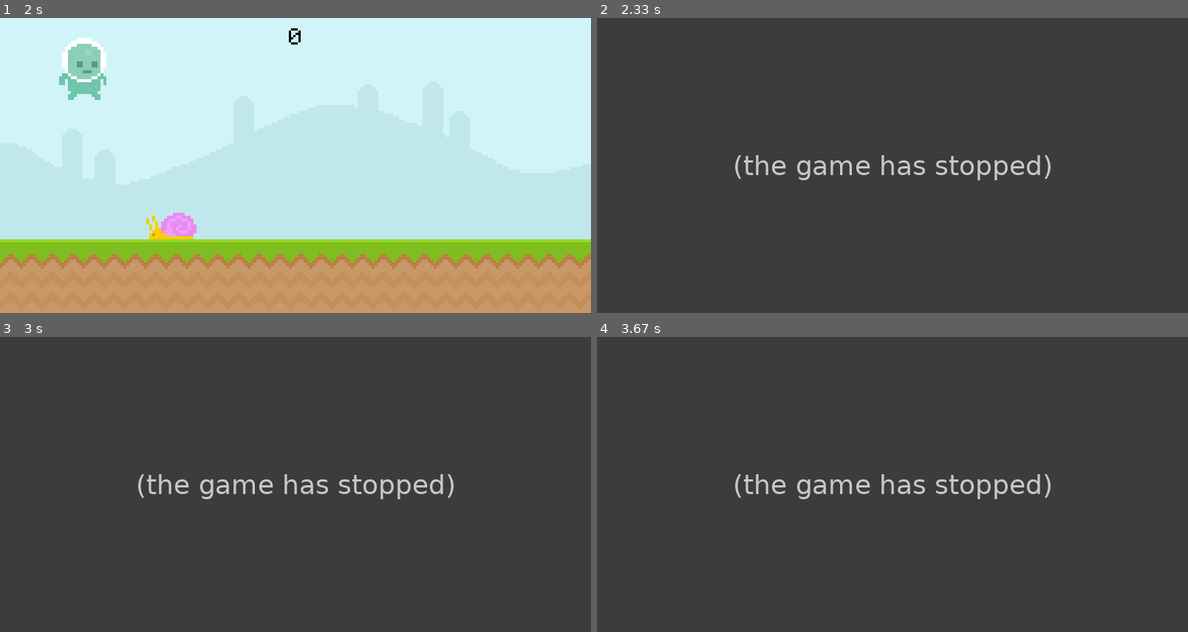
Above: before the commit, frames 1-4 (two rows, left to right).
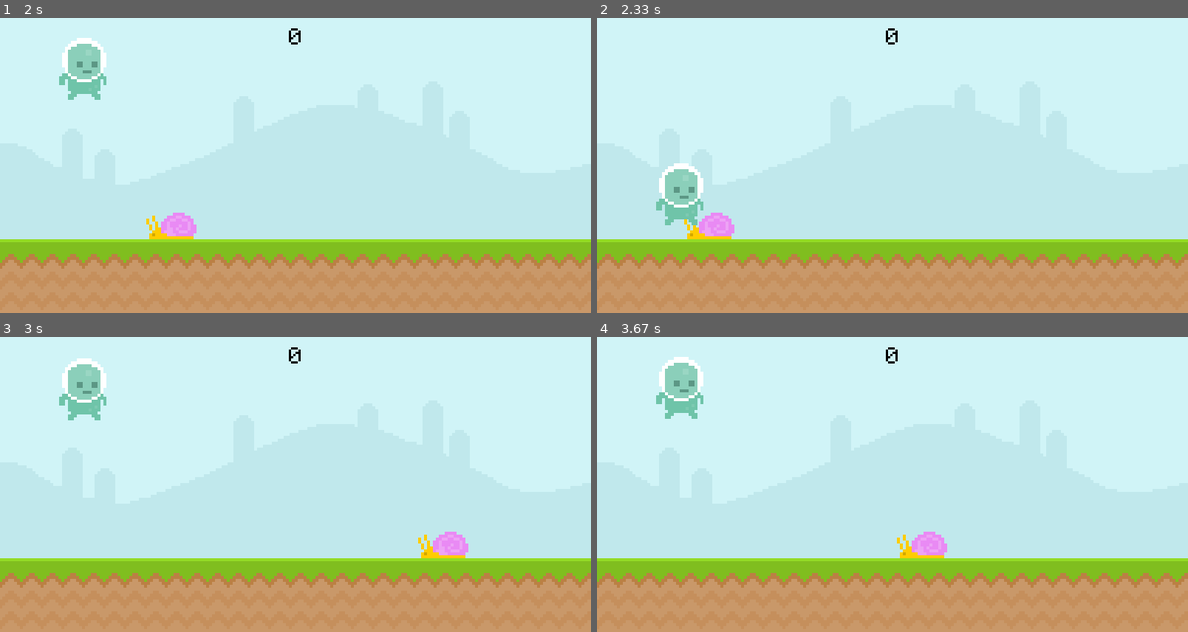
Above: after the commit, the same moments.

Repository: Kntobor/TheUltimateIntroToPygame
Game: pygame game, started from main.py
Two runs of this game, one before a commit and one after it. Both use one fixed random seed, a clock stepped at 60 frames per second and the inputs below.
Inputs (mouse positions are in pixels of both pictures, inside the frame that each line leads up to):
- Up to frame 1 (2 s): tap Space at 0.33, 1.4, 1.7 s; click (295, 183) at 0.72 s; click (112, 121) at 1.05 s
- Up to frame 2 (2.33 s): tap Space at 2.23 s
- Up to frame 3 (3 s): tap Space at 2.53 s; click (277, 434) at 2.72 s
- Up to frame 4 (3.67 s): tap Space at 3.07, 3.37 s

Frame 1 is identical in both runs. In frame 2, 100% of the frame differs, in the area x 0-100%, y 0-100%; in frame 3, 100%; in frame 4, 100%.
Before the commit the program exited at 2.32 s; later frames show no game.

Commit message:
added dying and gameOver states

Diff:
--- a/main.py
+++ b/main.py
@@ -5,6 +5,7 @@
 screen = pygame.display.set_mode((800, 400))
 pygame.display.set_caption('Runner')
 clock = pygame.time.Clock()
+gameOver = False
 font = pygame.font.Font('font\Pixeltype.ttf', 50)
 
 skySurface = pygame.image.load('graphics\Sky.png').convert()
@@ -22,35 +23,45 @@
 while True:
     for event in pygame.event.get():
         if event.type == pygame.QUIT:
-            pygame.quit()
-            exit()
-            break
-        elif event.type == pygame.MOUSEBUTTONDOWN and playerRect.bottom == 300:
-            playerGravity = -20
-        if event.type == pygame.KEYDOWN:
-            if event.key == pygame.K_SPACE and playerRect.bottom == 300:
-                playerGravity = -20
+                pygame.quit()
+                exit()
+                break
+        elif event.type == pygame.MOUSEBUTTONDOWN:
+                if gameOver == False and playerRect.bottom == 300:
+                    playerGravity = -20
+                elif gameOver == True:
+                    playerRect.bottom = 300
+                    snailRect.right = 750
+                    gameOver = False
+        elif event.type == pygame.KEYDOWN:
+            if event.key == pygame.K_SPACE:
+                if gameOver == False and playerRect.bottom == 300:
+                    playerGravity = -20
+                elif gameOver == True:
+                    playerRect.bottom = 300
+                    snailRect.right = 750
+                    gameOver = False
+    if gameOver == False:
+        screen.blit(skySurface, (0, 0))
+        screen.blit(groundSurface, (0, 300))
+        screen.blit(scoreSurface, scoreRect)
 
-    screen.blit(skySurface, (0, 0))
-    screen.blit(groundSurface, (0, 300))
-    screen.blit(scoreSurface, scoreRect)
+        snailRect.left -= 4
+        if snailRect.right <= 0:
+            snailRect.left = 810
+        screen.blit(snailSurface, snailRect)
 
-    snailRect.left -= 4
-    if snailRect.right <= 0:
-        snailRect.left = 810
-    screen.blit(snailSurface, snailRect)
+        #Player
+        playerGravity+= 1
+        playerRect.bottom += playerGravity
+        if playerRect.bottom >= 300:
+            playerRect.bottom = 300
+        screen.blit(playerSurface, playerRect)
 
-    #Player
-    playerGravity+= 1
-    playerRect.bottom += playerGravity
-    if playerRect.bottom >= 300:
-        playerRect.bottom = 300
-    screen.blit(playerSurface, playerRect)
-
-    if playerRect.colliderect(snailRect):
-        pygame.quit()
-        exit()
-        break
+        if playerRect.colliderect(snailRect):
+            gameOver = True
+    elif gameOver == True:
+        screen.fill('blue')
 
     pygame.display.update()
     clock.tick(60)
